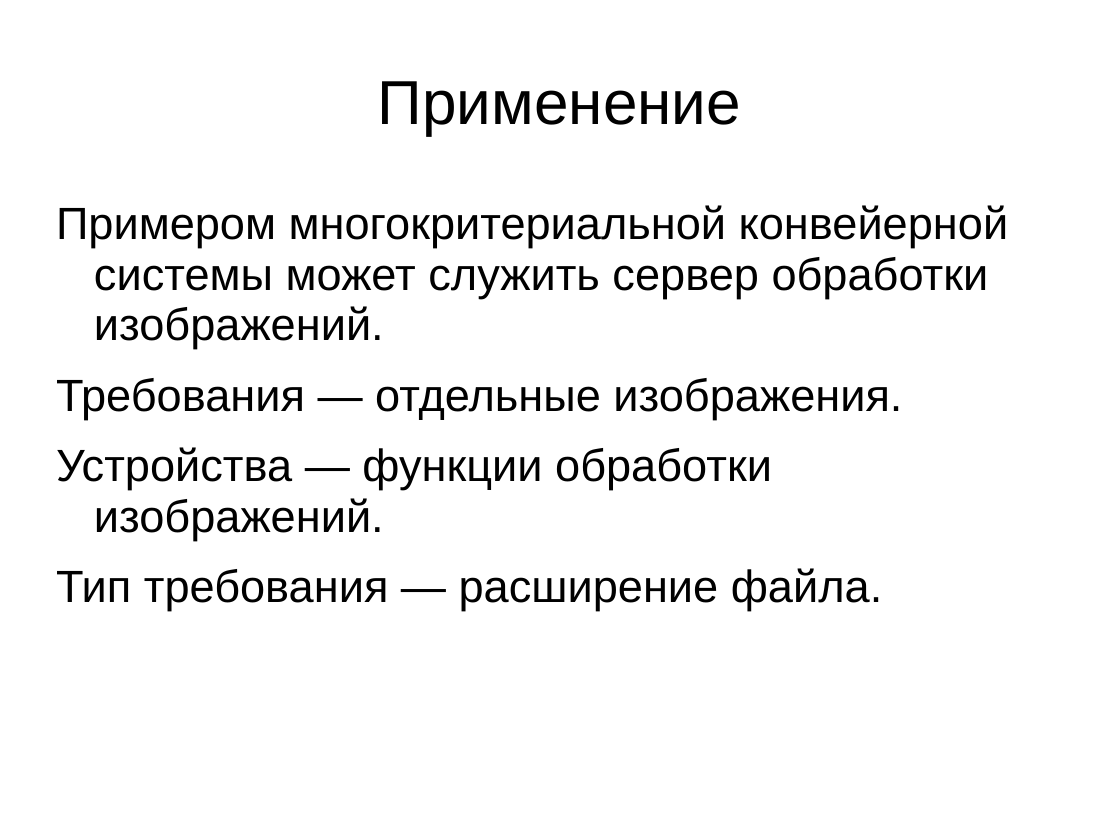
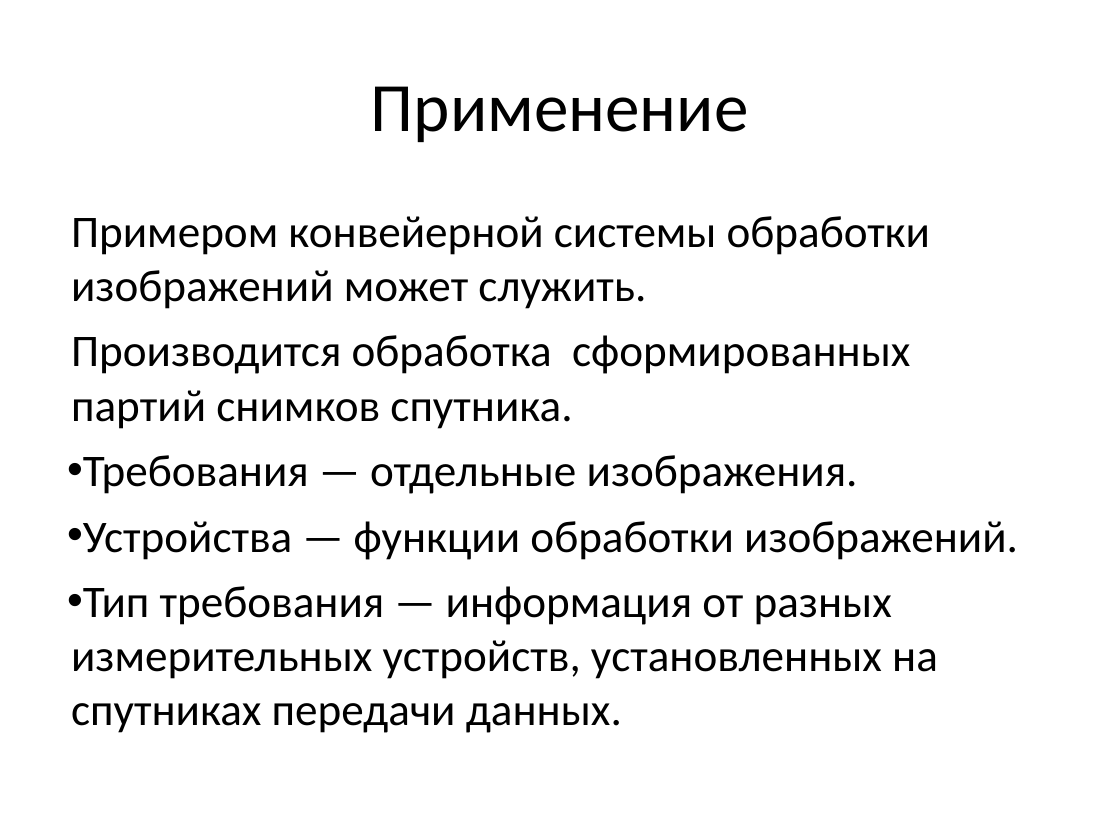
Before and after one commit to sasha2567/diplom, a slide deck: slide 19 of К защите/Саша/В диплом/На защиту.ppt. Drawn at 1120x840 pixels with LibreOffice and Linux fonts; fonts in the diff are those of the drawing. Boxes give left, top, right and bottom in pixels: in the first picture for what was removed or moved away, otherwise in the second. Text is boxed around its words. In the diff, an @@ line names an element or a change of style, - is before the commit and + after.

```diff
--- a/К защите/Саша/В диплом/На защиту.ppt
+++ b/К защите/Саша/В диплом/На защиту.ppt
@@ title "Применение" at [371,86,749,142]: size 44 to 49 pt, font Arial to Calibri; line spacing 0.93 to 1 @@
@@ text at [71,216,930,429]: text changed; font Arial to Calibri @@
-Примером многокритериальной конвейерной системы может служить сервер обработки изображений.
+Примером конвейерной системы обработки изображений может служить.
+Производится обработка сформированных партий снимков спутника.
@@ text at [83,455,1018,560]: font Arial to Calibri in "Требования — отдельные изображения.", "Устройства — функции обработки изображений."; bullet none to •; line spacing 0.93 to 1; less space between paragraphs @@
@@ text at [71,586,938,733]: text changed; font Arial to Calibri @@
-Тип требования — расширение файла.
+• Тип требования — информация от разных измерительных устройств, установленных на спутниках передачи данных.
```
Also in this commit, not shown: 18 other slides changed, 5 other files.
